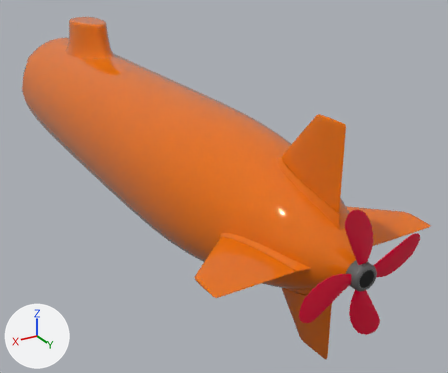
One commit to the FBX model BaseAssets/Submarine/subplaceholder3.fbx: the scene before it, then after it.
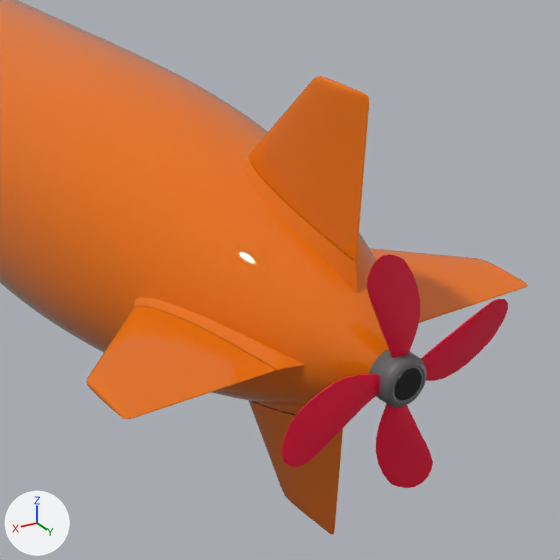
There are two pictures of each version: one whole from a 50 mm lens placed at (7.22, 16.07, 9.62), pointed at (-1.57, 1.43, 2.3), one close up on the part from 33% to 100% of the width and 20% to 100% of the height. Arrows for +X, +Y and +Z are at lower left; the lights stay in place. The last two pictures show the newer version. Where no turn or scale is listed for an object, it has been applied to the vertices.

In view in the first close-up: 'Propeller', 'Sub', 'Sub.001', 'Sub.002', 'Sub.003', 'Sub.004'.
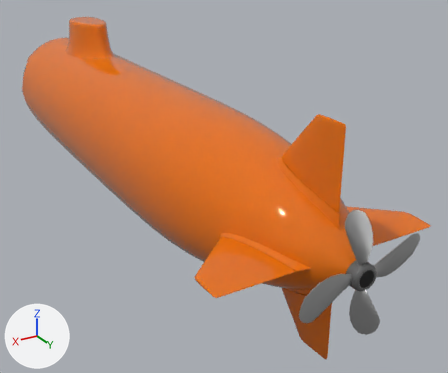
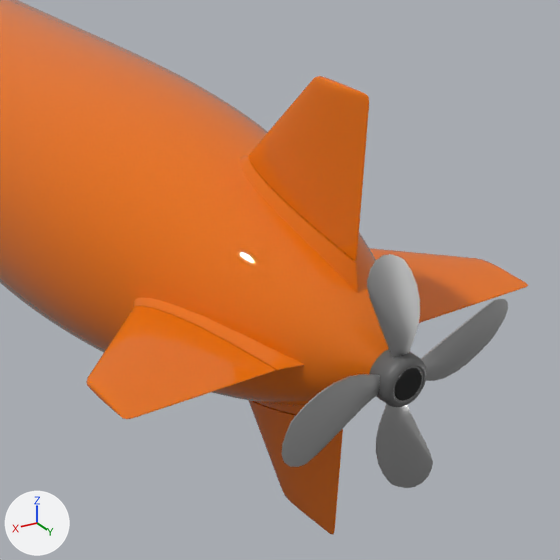
Location of each change, (x1, y1, x2, y2) in pixels of the close-ups (560 x 560 px):
'Propeller', recoloured, surface changed (red to grey): (281, 254, 508, 488) in both

The change in detail:
Material 'Material.002' (mat_material_002) changes colour from red #e70035 to light grey #c6c6c6; in linear values from (0.8, 0.0, 0.0356) to (0.563, 0.563, 0.563).
In material 'Material.002' (mat_material_002), roughness goes from 0.0912 to 0.341.
In material 'Material.002' (mat_material_002), metallic goes from 0.0 to 1.0.
